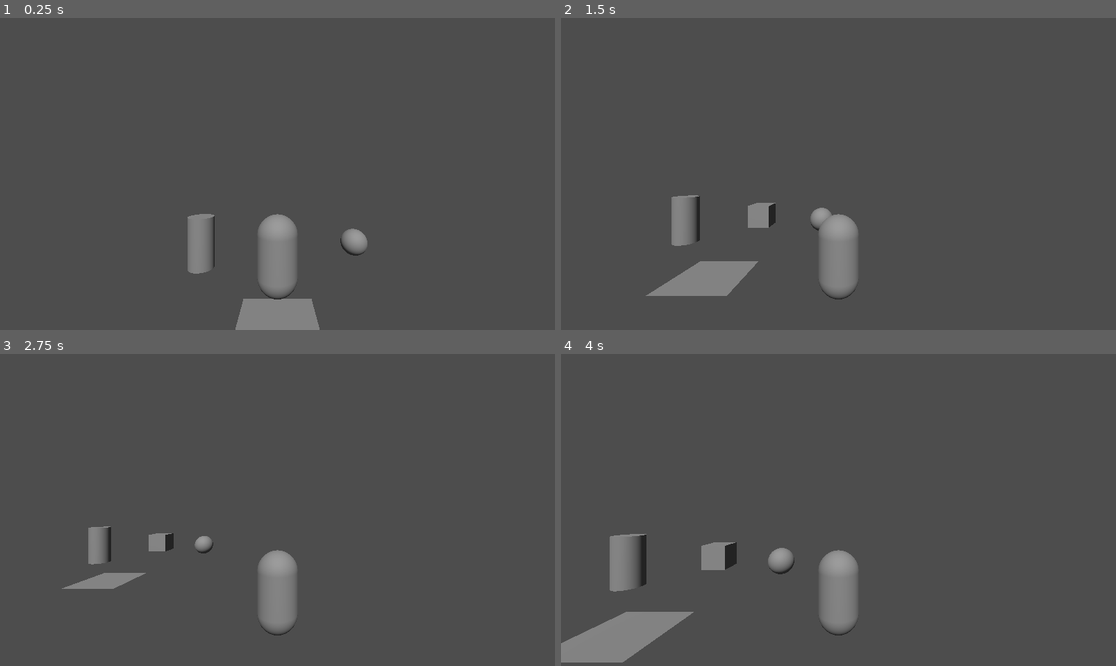
Above: before the commit, frames 1-4 (two rows, left to right).
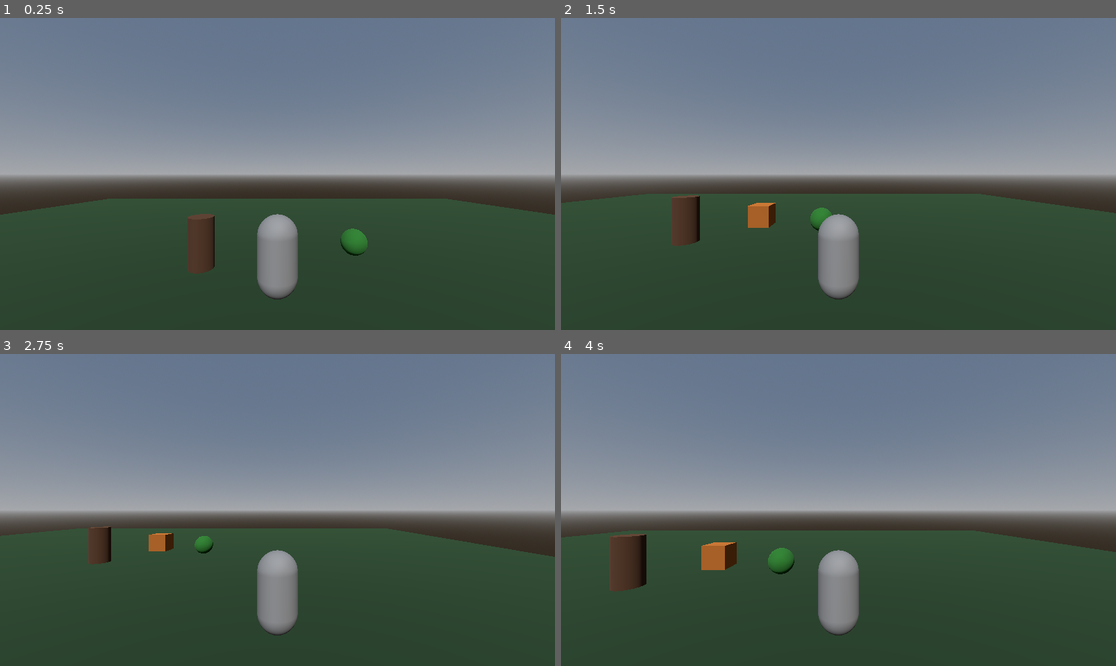
Above: after the commit, the same moments.

Repository: PaOwiad/SilentFlora
Game: Godot game, scene res://flüsterhain_scene.tscn
The game is run twice, just before and just after one commit, with the same random seed, the same clock (stepped at 60 frames per second) and the same inputs.
Inputs:
- Up to frame 1 (0.25 s): no input
- Up to frame 2 (1.5 s): tap Enter (ui_accept) at 0.5, 0.77 s; hold Right (ui_right) 0.53-1.28 s; hold Down (ui_down) from 1.28 s (still down)
- Up to frame 3 (2.75 s): tap Enter (ui_accept) at 1.52 s; release Down (ui_down) at 2.03 s; hold Right (ui_right) from 2.03 s (still down)
- Up to frame 4 (4 s): release Right (ui_right) at 2.78 s; hold Up (ui_up) 2.78-3.53 s; tap Enter (ui_accept) at 3.02, 3.77 s; hold Left (ui_left) from 3.53 s (still down)

The runs differ from the first frame. In frame 1, 95% of the frame differs, in the area x 0-100%, y 0-100%; in frame 2, 94%; in frame 3, 94%; in frame 4, 94%.

Commit message:
Atmosphäre - Himmel, Boden, Farben

Diff:
--- a/flüsterhain_scene.tscn
+++ b/flüsterhain_scene.tscn
@@ -10,23 +10,46 @@
 
 [sub_resource type="CapsuleShape3D" id="CapsuleShape3D_xmjwg"]
 
-[sub_resource type="PlaneMesh" id="PlaneMesh_q7od0"]
+[sub_resource type="StandardMaterial3D" id="StandardMaterial3D_xx6p7"]
+albedo_color = Color(0.11764706, 0.23529412, 0.11764706, 1)
+
+[sub_resource type="PlaneMesh" id="PlaneMesh_n7s7b"]
+material = SubResource("StandardMaterial3D_xx6p7")
+size = Vector2(50, 50)
 
 [sub_resource type="WorldBoundaryShape3D" id="WorldBoundaryShape3D_xmjwg"]
 
+[sub_resource type="StandardMaterial3D" id="StandardMaterial3D_xvbrs"]
+albedo_color = Color(0.15686275, 0.47058824, 0.15686275, 1)
+
 [sub_resource type="SphereMesh" id="SphereMesh_xmjwg"]
+material = SubResource("StandardMaterial3D_xvbrs")
 
 [sub_resource type="SphereShape3D" id="SphereShape3D_ddv0k"]
 radius = 2.0
 
+[sub_resource type="StandardMaterial3D" id="StandardMaterial3D_n7s7b"]
+albedo_color = Color(0.3137255, 0.19607843, 0.11764706, 1)
+
 [sub_resource type="CylinderMesh" id="CylinderMesh_ddv0k"]
+material = SubResource("StandardMaterial3D_n7s7b")
 
 [sub_resource type="SphereShape3D" id="SphereShape3D_xx6p7"]
 
-[sub_resource type="Environment" id="Environment_qpfqq"]
-adjustment_enabled = true
+[sub_resource type="ProceduralSkyMaterial" id="ProceduralSkyMaterial_xx6p7"]
+
+[sub_resource type="Sky" id="Sky_n7s7b"]
+sky_material = SubResource("ProceduralSkyMaterial_xx6p7")
+
+[sub_resource type="Environment" id="Environment_xvbrs"]
+background_mode = 2
+sky = SubResource("Sky_n7s7b")
+
+[sub_resource type="StandardMaterial3D" id="StandardMaterial3D_st2r7"]
+albedo_color = Color(0.7058824, 0.39215687, 0.11764706, 1)
 
 [sub_resource type="BoxMesh" id="BoxMesh_qpfqq"]
+material = SubResource("StandardMaterial3D_st2r7")
 
 [node name="FlüsterhainScene" type="Node3D" unique_id=627585724]
 
@@ -46,7 +69,7 @@
 [node name="Boden" type="StaticBody3D" parent="." unique_id=1331204617]
 
 [node name="MeshInstance3D" type="MeshInstance3D" parent="Boden" unique_id=475825714]
-mesh = SubResource("PlaneMesh_q7od0")
+mesh = SubResource("PlaneMesh_n7s7b")
 
 [node name="CollisionShape3D" type="CollisionShape3D" parent="Boden" unique_id=846841885]
 shape = SubResource("WorldBoundaryShape3D_xmjwg")
@@ -81,7 +104,7 @@
 script = ExtResource("4_qpfqq")
 
 [node name="WorldEnvironment" type="WorldEnvironment" parent="." unique_id=816081768]
-environment = SubResource("Environment_qpfqq")
+environment = SubResource("Environment_xvbrs")
 
 [node name="DirectionalLight3D" type="DirectionalLight3D" parent="." unique_id=286375576]
 transform = Transform3D(1, 0, 0, 0, 0.70710677, 0.70710677, 0, -0.70710677, 0.70710677, 0, 0, 0)
